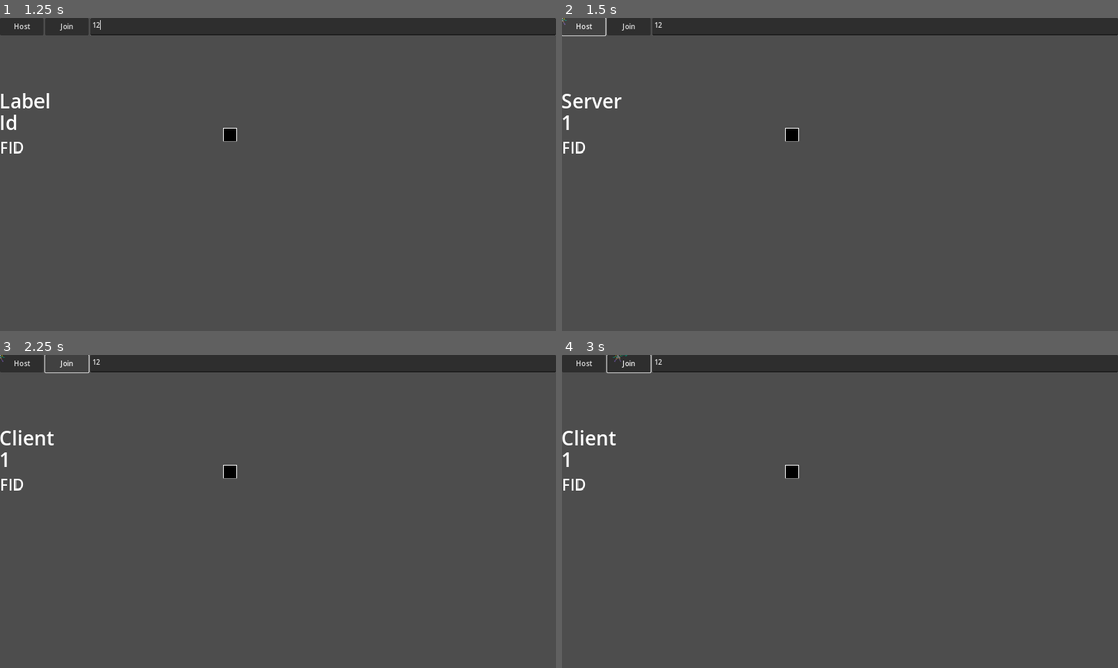
Above: before the commit, frames 1-4 (two rows, left to right).
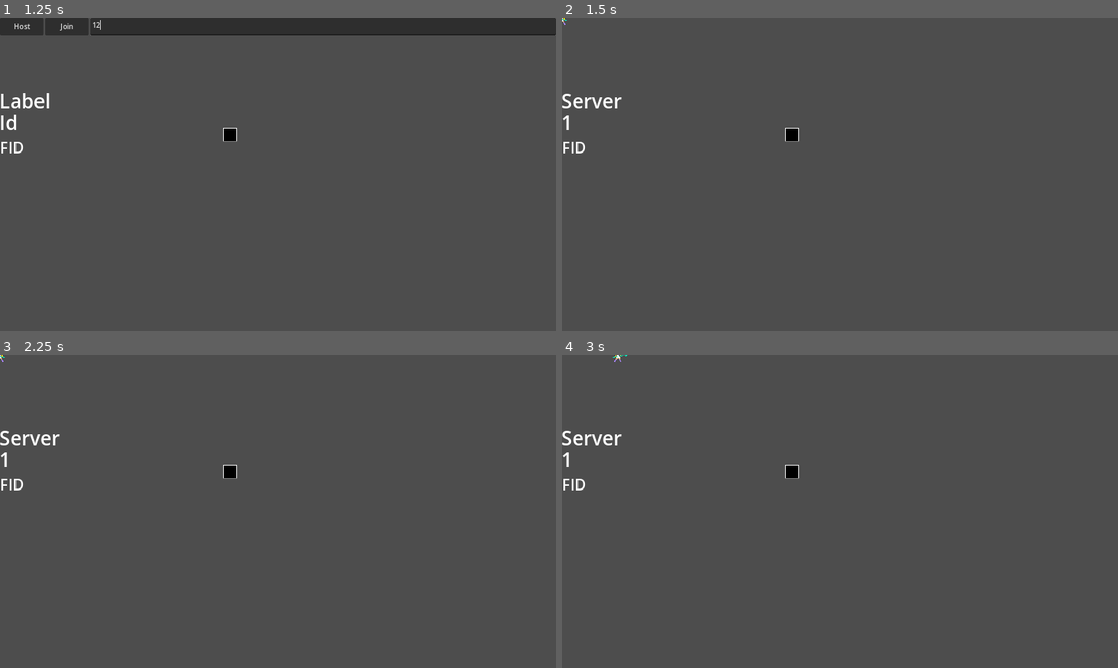
Above: after the commit, the same moments.

Repository: lokasc/rsPrototype
Game: Godot game, scene res://ver_1/game/main/game_manager.tscn
Two runs of this game, one before a commit and one after it. Both use one fixed random seed, a clock stepped at 60 frames per second and the inputs below.
Inputs (mouse positions are in pixels of both pictures, inside the frame that each line leads up to):
- Up to frame 1 (1.25 s): click (322, 27) at 0.52 s; type "12" at 0.6 s
- Up to frame 2 (1.5 s): click "Host" at 1.25 s
- Up to frame 3 (2.25 s): click (66, 364) at 2 s, where only the run before the commit has a clickable "Join"
- Up to frame 4 (3 s): move the mouse to (962, 495) at 2.77 s; hold D (right) from 2.78 s (still down); click (962, 495) at 2.85 s

Frame 1 is identical in both runs. In frame 2, 5.1% of the frame differs, in the area x 0-100%, y 0-6%; in frame 3, 5.4%; in frame 4, 5.8%, in the area x 0-100%, y 0-29%.

Commit message:
Added UI Manager & moved to xp to GM

Diff:
--- a/experience_orbs.gd
+++ b/experience_orbs.gd
@@ -1,5 +1,6 @@
 extends Node2D
 
+signal xp_collected
 # Speed of the xp orb going towards the players
 var speed = 1
 
@@ -8,14 +9,6 @@
 # Getting the player who collected the xp orb
 var hero : CharacterBody2D
 
-signal xp_collected
-
-# Called when the node enters the scene tree for the first time.
-func _ready() -> void:
-	pass # Replace with function body.
-
-
-# Called every frame. 'delta' is the elapsed time since the previous frame.
 func _process(delta: float) -> void:
 	if collected == true:
 		# The movement may be more fancy than just moving towards the players
--- a/ver_1/character/hero/Trebbie/trebbie.gd
+++ b/ver_1/character/hero/Trebbie/trebbie.gd
@@ -6,11 +6,8 @@
 var sprite_dir : int
 
 @export var pick_up_radius : int = 40
-@export var current_xp : int = 0
-
 @onready var pick_up : CollisionShape2D = $PickUpRadius/CollisionShape2D
 @onready var sprite : Sprite2D = $Sprite2D
-@onready var levels = $LevelBar
 
 func _enter_tree():
 	super()
@@ -23,8 +20,6 @@
 
 func _process(_delta):
 	super(_delta)
-	levels.value = current_xp
-
 
 func _physics_process(_delta):
 	super(_delta)
@@ -48,6 +43,3 @@
 	char_stats.spd = 700
 	char_stats.aoe = 2
 	char_stats.atk = 100
-
-func on_xp_collected():
-	current_xp += 1
--- a/ver_1/character/hero/Trebbie/trebbie.tscn
+++ b/ver_1/character/hero/Trebbie/trebbie.tscn
@@ -60,11 +60,3 @@
 [node name="CollisionShape2D" type="CollisionShape2D" parent="PickUpRadius"]
 shape = SubResource("CircleShape2D_fdqo3")
 debug_color = Color(0.578613, 0.518871, 0.52597, 0.42)
-
-[node name="LevelBar" type="ProgressBar" parent="."]
-offset_left = -25.0
-offset_top = -25.0
-offset_right = 230.0
-offset_bottom = 2.0
-scale = Vector2(0.2, 0.2)
-show_percentage = false
--- a/ver_1/character/hero/base_hero.gd
+++ b/ver_1/character/hero/base_hero.gd
@@ -96,3 +96,6 @@
 		x.hero = self
 		states[x.name.to_lower()] = x
 		x.state_change.connect(on_state_change)
+
+func on_xp_collected():
+	GameManager.Instance.add_xp(1)
--- /dev/null
+++ b/ver_1/game/UI/UI.tscn
@@ -0,0 +1,20 @@
+[gd_scene load_steps=2 format=3 uid="uid://cn3n52t8ej5n4"]
+
+[ext_resource type="Script" path="res://ver_1/game/UI/ui_manager.gd" id="1_xdhrj"]
+
+[node name="Ui" type="Control"]
+layout_mode = 3
+anchors_preset = 15
+anchor_right = 1.0
+anchor_bottom = 1.0
+grow_horizontal = 2
+grow_vertical = 2
+script = ExtResource("1_xdhrj")
+
+[node name="LevelBar" type="ProgressBar" parent="."]
+offset_left = -25.0
+offset_top = -25.0
+offset_right = 230.0
+offset_bottom = 2.0
+scale = Vector2(0.2, 0.2)
+show_percentage = false
--- /dev/null
+++ b/ver_1/game/UI/ui_manager.gd
@@ -0,0 +1,9 @@
+class_name UIManager
+extends Control
+
+func _enter_tree() -> void:
+	GameManager.Instance.ui = self
+
+func update_xp(xp : int):
+	$LevelBar.value = xp
+	pass
--- a/ver_1/game/main/game_manager.tscn
+++ b/ver_1/game/main/game_manager.tscn
@@ -1,8 +1,9 @@
-[gd_scene load_steps=4 format=3 uid="uid://b3ouif0d4g8f0"]
+[gd_scene load_steps=5 format=3 uid="uid://b3ouif0d4g8f0"]
 
 [ext_resource type="Script" path="res://ver_1/game_manager.gd" id="1_btbqh"]
 [ext_resource type="PackedScene" uid="uid://o5mopq7q46cq" path="res://ver_1/game/net_manager.tscn" id="2_188hs"]
 [ext_resource type="PackedScene" uid="uid://h4w7naqbhls5" path="res://assets/map/enemy_spawner.tscn" id="3_l8iil"]
+[ext_resource type="PackedScene" uid="uid://cn3n52t8ej5n4" path="res://ver_1/game/UI/UI.tscn" id="4_u70ly"]
 
 [node name="GameManager" type="Node2D"]
 script = ExtResource("1_btbqh")
@@ -12,3 +13,5 @@
 [node name="EnemySpawner" parent="." instance=ExtResource("3_l8iil")]
 
 [node name="Loot" type="Node2D" parent="." groups=["loot"]]
+
+[node name="Ui" parent="." instance=ExtResource("4_u70ly")]
--- a/ver_1/game/net_manager.gd
+++ b/ver_1/game/net_manager.gd
@@ -46,6 +46,7 @@
 	# This line adds players.
 	multiplayer.peer_connected.connect(add_player)
 	add_player()
+	$NetUI.visible = false
 
 func on_client_pressed():
 	peer.create_client(DEFAULT_ADDRESS, DEFAULT_PORT)
@@ -54,6 +55,8 @@
 	# Set UI
 	$AuthLabel.text = "Client"
 	$IdLabel.text = str(multiplayer.get_unique_id())
+	$NetUI.visible = false
+
 
 # call this function to start a game.
 func on_start_pressed():
--- a/ver_1/game_manager.gd
+++ b/ver_1/game_manager.gd
@@ -23,9 +23,12 @@
 var ui # ui manager
 var bc # beat controller
 
+var current_xp : int
+
 func _init() -> void:
 	Instance = self
 	time = 0
+	current_xp = 0
 
 func _process(delta: float) -> void:
 	timer_logic(delta)
@@ -46,6 +49,9 @@
 	players.append(new_player)
 	return
 
+func add_xp(_xp : int):
+	current_xp += _xp
+	pass
 
 ### Helper functions
 func is_game_started() -> bool:
